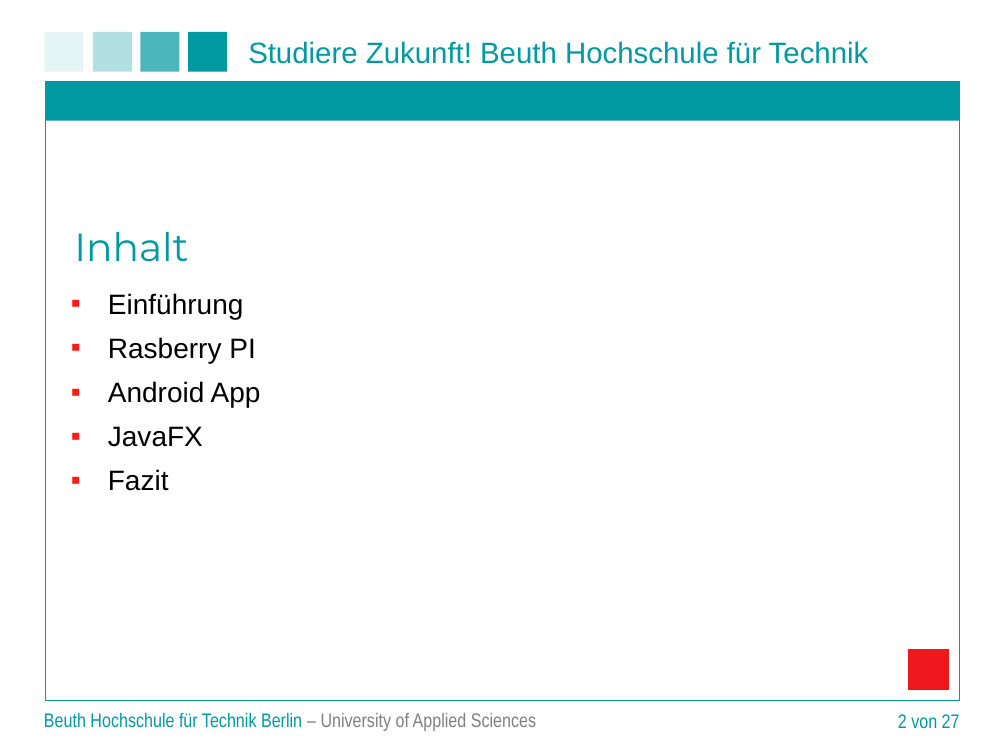
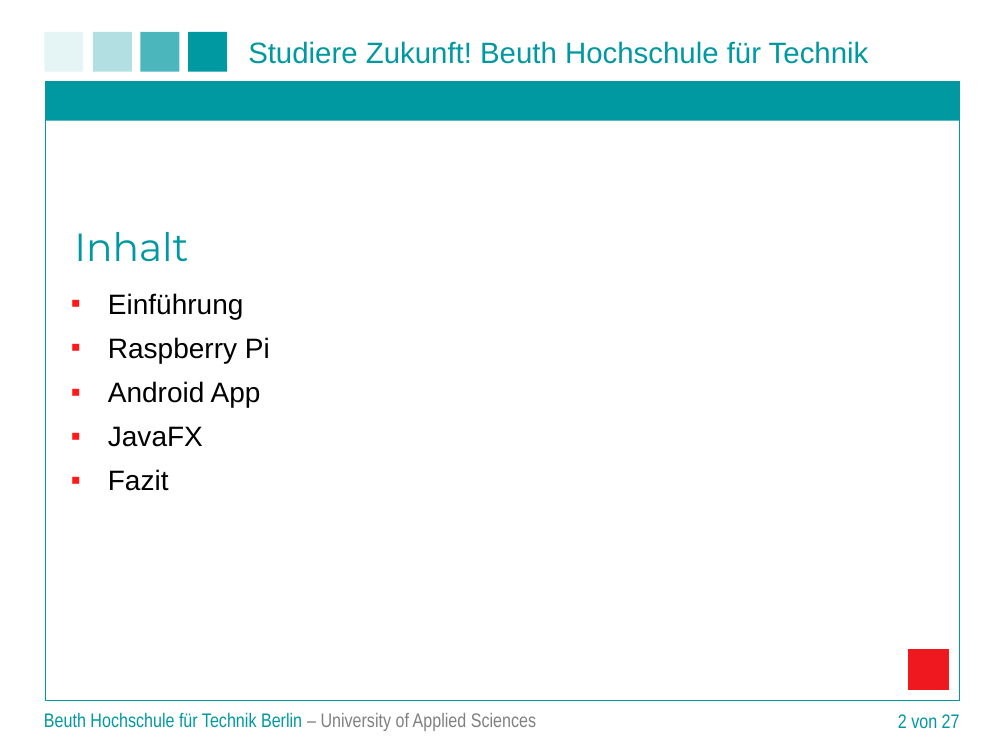
Before and after one commit to matt-han/TuerSpion, a slide deck: slide 2 of Projektpraesentation.ppt. Drawn at 1008x756 pixels with LibreOffice and Linux fonts; fonts in the diff are those of the drawing; background and template pictures are left out. Boxes give left, top, right and bottom in pixels: in the first picture for what was removed or moved away, otherwise in the second. Text is boxed around its words. In the diff, an @@ line names an element or a change of style, - is before the commit and + after.

```diff
--- a/Projektpraesentation.ppt
+++ b/Projektpraesentation.ppt
@@ text at (108,337,270,363): text changed @@
-▪ Rasberry PI
+▪ Raspberry Pi
```
Also in this commit, not shown: 5 other slides changed.
